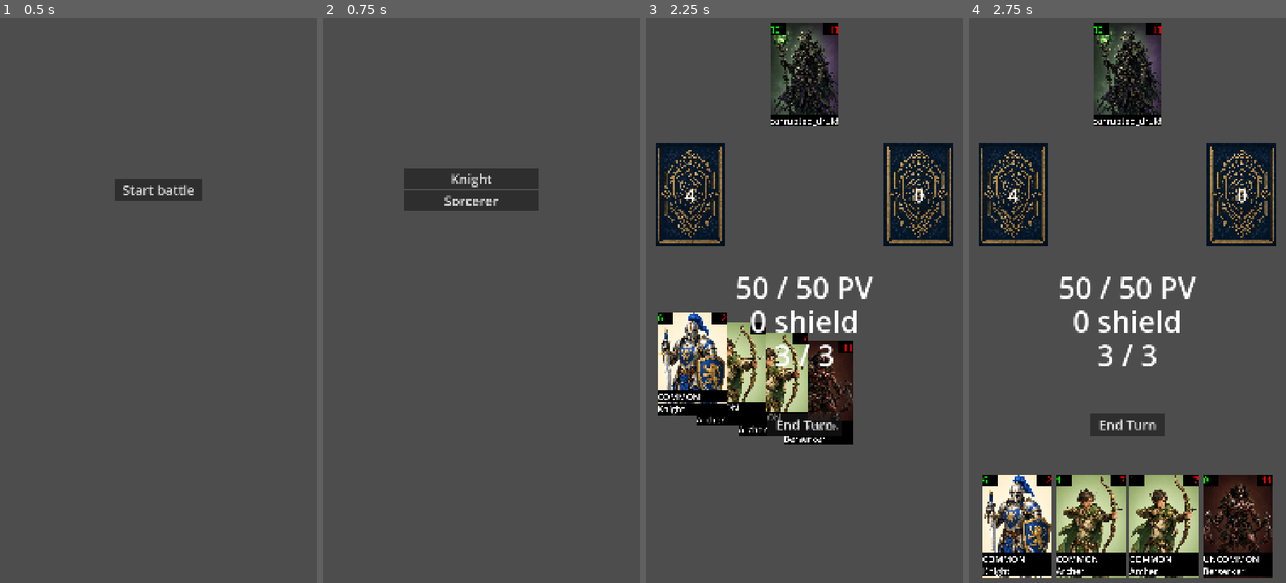
Above: before the commit, frames 1-4 (left to right).
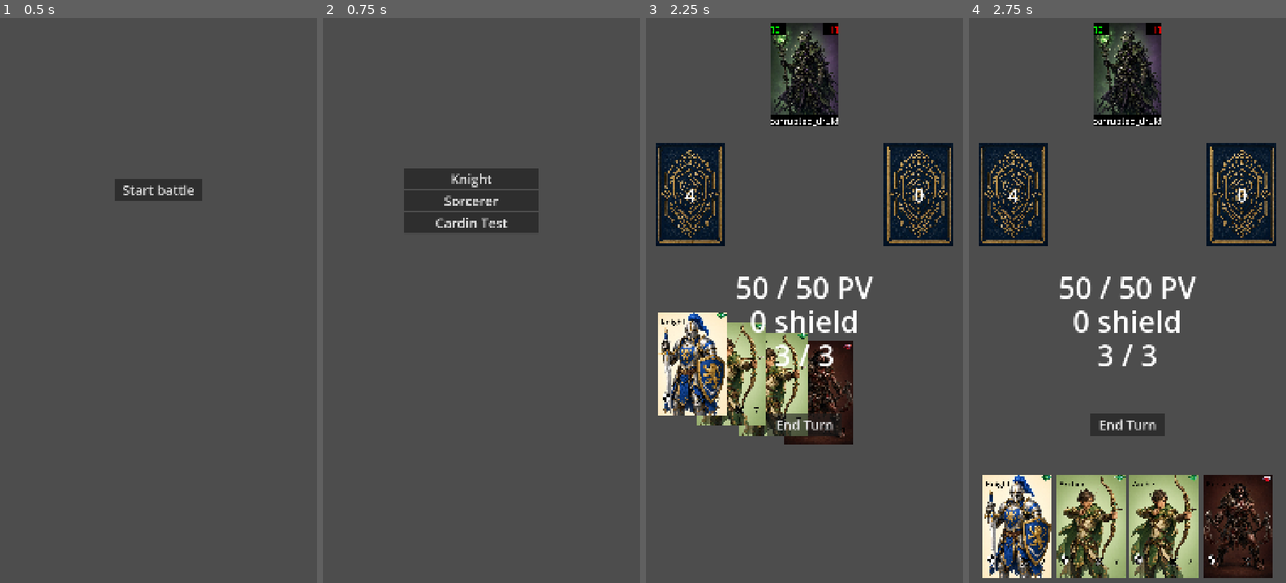
Above: after the commit, the same moments.

Repository: hugocardin/cardinDeckBuildingRoguelike
Game: Godot game, scene res://scenes/home/Home.tscn
The game is run twice, just before and just after one commit, with the same random seed, the same clock (stepped at 60 frames per second) and the same inputs.
Inputs (mouse positions are in pixels of both pictures, inside the frame that each line leads up to):
- Up to frame 1 (0.5 s): no input
- Up to frame 2 (0.75 s): click "Start battle" at 0.5 s
- Up to frame 3 (2.25 s): click "Knight" at 1.25 s; click (693, 537) at 2.02 s
- Up to frame 4 (2.75 s): no input

Frame 1 is identical in both runs. In frame 2, 1.5% of the frame differs, in the area x 25-68%, y 34-38%; in frame 3, 3.0%; in frame 4, 4.1%, in the area x 4-96%, y 80-99%.

Commit message:
- Changed card's rarity naming. - Converted player cards to png instead of jpg - Added images of attack and shield, to use them on the Card - Made the Card build itself with a frame based on the rarety (emerald, ruby and diamong), the image of the character then a little gem at the top right. Also have the attack and shield with the images. - Created a new character using the new images, not the converted ones. - Added a variation of RichTextLabel for Card

Diff:
--- a/components/card/Card.gd
+++ b/components/card/Card.gd
@@ -8,26 +8,47 @@
 
 var instance: CardInstance
 
+var card_image_reference: Sprite2D
+var character_image_reference: Sprite2D
+var gem_image_reference: Sprite2D
 var attack_text_reference: RichTextLabel
 var shield_text_reference: RichTextLabel
-var card_image_reference: Sprite2D
 var name_reference: RichTextLabel
-var rarity_reference: RichTextLabel
 
 # Called when the node enters the scene tree for the first time.
 func _ready() -> void:
+	card_image_reference = $CardImage
+	character_image_reference = $CharacterImage
+	gem_image_reference = $GemImage
 	attack_text_reference = $Attack
 	shield_text_reference = $Shield
-	card_image_reference = $CardImage
 	name_reference = $Name
-	rarity_reference = $Rarity
 
 func setup(card_instance: CardInstance, card_scale: Vector2 = Vector2.ONE) -> void:
 	instance = card_instance
 	scale = card_scale
 
-	var image_path: String = "res://assets/cards/" + instance.card_id + ".jpg"
-	card_image_reference.texture = load(image_path)
+	var rarety_name: String = ""
+	var card_rarety: Constants.CardRarity = instance.get_rarety()
+
+	if card_rarety == Constants.CardRarity.EMERALD:
+		rarety_name = "emerald"
+	elif card_rarety == Constants.CardRarity.RUBY:
+		rarety_name = "ruby"
+	elif card_rarety == Constants.CardRarity.DIAMOND:
+		rarety_name = "diamond"
+
+	var card_image_path: String = "res://assets/cards/card_" + rarety_name + ".jpg"
+	card_image_reference.texture = load(card_image_path)
+
+	# Note : the cards which had been generated because today are hidding the frame because it takes
+	# the whole space, fine for now, in the future they will all get removed and the new one fit
+	# correctly as been png with transparent background.
+	var character_image_path: String = "res://assets/player_cards/" + instance.card_id + ".png"
+	character_image_reference.texture = load(character_image_path)
+
+	var gem_image_path: String = "res://assets/cards/" + rarety_name + ".png"
+	gem_image_reference.texture = load(gem_image_path)
 
 	refresh()
 
@@ -41,4 +62,3 @@
 	attack_text_reference.text = str(attribut_attack)
 	shield_text_reference.text = str(attribut_shield)
 	name_reference.text = instance.display_name()
-	rarity_reference.text = instance.display_rarity()
--- a/components/card/Card.tscn
+++ b/components/card/Card.tscn
@@ -1,43 +1,55 @@
 [gd_scene format=3 uid="uid://cbc24d0ki7a3r"]
 
 [ext_resource type="Script" uid="uid://ct0tgc1n4khwl" path="res://components/card/Card.gd" id="1_42x1r"]
-[ext_resource type="Texture2D" uid="uid://uqus1dccjxs2" path="res://assets/cards/knight.jpg" id="2_khtmt"]
+[ext_resource type="Texture2D" uid="uid://bpyxwkck8pbng" path="res://assets/cards/card_emerald.jpg" id="2_o72a7"]
+[ext_resource type="Texture2D" uid="uid://be3rvhcm251oh" path="res://assets/player_cards/serpenta.png" id="3_ak506"]
 [ext_resource type="Theme" uid="uid://caw1tcdukqnd7" path="res://themes/ui_theme.tres" id="3_khtmt"]
+[ext_resource type="Texture2D" uid="uid://c6vcol20pw4an" path="res://assets/cards/emerald.png" id="4_o72a7"]
+[ext_resource type="Texture2D" uid="uid://bslw2rcvjh4x1" path="res://assets/cards/shield.png" id="5_jo7us"]
+[ext_resource type="Texture2D" uid="uid://cyixln5eh5nm1" path="res://assets/cards/attack.png" id="6_neomv"]
 
 [sub_resource type="RectangleShape2D" id="RectangleShape2D_yuttk"]
 size = Vector2(784.5, 1168)
-
-[sub_resource type="StyleBoxFlat" id="StyleBoxFlat_shs3l"]
-bg_color = Color(0, 0, 0, 1)
-
-[sub_resource type="StyleBoxFlat" id="StyleBoxFlat_khtmt"]
-bg_color = Color(0, 0, 0, 1)
-
-[sub_resource type="StyleBoxFlat" id="StyleBoxFlat_42x1r"]
-bg_color = Color(0, 0, 0, 1)
 
 [node name="Card" type="Node2D" unique_id=836360262]
 script = ExtResource("1_42x1r")
 
 [node name="CardImage" type="Sprite2D" parent="." unique_id=887307887]
 position = Vector2(2.2649765e-05, 1.5258789e-05)
-texture = ExtResource("2_khtmt")
+texture = ExtResource("2_o72a7")
+
+[node name="CharacterImage" type="Sprite2D" parent="." unique_id=550145537]
+position = Vector2(2.2649765e-05, 1.5258789e-05)
+texture = ExtResource("3_ak506")
+
+[node name="GemImage" type="Sprite2D" parent="." unique_id=125283403]
+position = Vector2(332, -532)
+scale = Vector2(0.15, 0.15)
+texture = ExtResource("4_o72a7")
+
+[node name="ShieldImage" type="Sprite2D" parent="." unique_id=1166834057]
+position = Vector2(-294, 385)
+texture = ExtResource("5_jo7us")
+
+[node name="AttackImage" type="Sprite2D" parent="." unique_id=1455713578]
+position = Vector2(100, 408)
+texture = ExtResource("6_neomv")
 
 [node name="Area2D" type="Area2D" parent="." unique_id=213373659]
+visible = false
 
 [node name="CollisionShape2D" type="CollisionShape2D" parent="Area2D" unique_id=1457825040]
 position = Vector2(-0.25, 0)
 shape = SubResource("RectangleShape2D_yuttk")
 
 [node name="Attack" type="RichTextLabel" parent="." unique_id=137795790]
-self_modulate = Color(1, 0, 0, 1)
-offset_left = 220.0
-offset_top = -584.0
-offset_right = 392.0
-offset_bottom = -447.0
+offset_left = 144.0
+offset_top = 341.0
+offset_right = 316.0
+offset_bottom = 478.0
 mouse_filter = 2
 theme = ExtResource("3_khtmt")
-theme_override_styles/normal = SubResource("StyleBoxFlat_shs3l")
+theme_type_variation = &"PlayerCardNameLabel"
 text = "999"
 fit_content = true
 autowrap_mode = 0
@@ -45,39 +57,26 @@
 vertical_alignment = 1
 
 [node name="Shield" type="RichTextLabel" parent="." unique_id=407956327]
-self_modulate = Color(0, 1, 0, 1)
-offset_left = -392.0
-offset_top = -584.0
-offset_right = -220.0
-offset_bottom = -447.0
+offset_left = -235.0
+offset_top = 320.0
+offset_right = -63.0
+offset_bottom = 457.0
 mouse_filter = 2
 theme = ExtResource("3_khtmt")
-theme_override_styles/normal = SubResource("StyleBoxFlat_khtmt")
+theme_type_variation = &"PlayerCardNameLabel"
 text = "999"
 fit_content = true
 autowrap_mode = 0
 vertical_alignment = 1
 
 [node name="Name" type="RichTextLabel" parent="." unique_id=1372852587]
-offset_left = -394.0
-offset_top = 449.0
-offset_right = 393.0
-offset_bottom = 587.0
+offset_left = -359.0
+offset_top = -533.0
+offset_right = 346.0
+offset_bottom = -410.0
 mouse_filter = 2
 theme = ExtResource("3_khtmt")
-theme_override_styles/normal = SubResource("StyleBoxFlat_42x1r")
-text = "Super Knight"
+theme_type_variation = &"PlayerCardNameLabel"
+text = "Tj Tj Tj Tj Tj Tj Tj "
 fit_content = true
 autowrap_mode = 0
-
-[node name="Rarity" type="RichTextLabel" parent="." unique_id=374965623]
-offset_left = -394.0
-offset_top = 312.0
-offset_right = 393.0
-offset_bottom = 450.0
-mouse_filter = 2
-theme = ExtResource("3_khtmt")
-theme_override_styles/normal = SubResource("StyleBoxFlat_42x1r")
-text = "Rarity"
-fit_content = true
-autowrap_mode = 0
--- a/scenes/shop/Shop.tscn
+++ b/scenes/shop/Shop.tscn
@@ -20,6 +20,6 @@
 offset_right = 690.0
 offset_bottom = 1224.0
 theme = ExtResource("2_3qebd")
-text = "Skip choose"
+text = "Skip choice"
 
 [connection signal="pressed" from="SkipChoose" to="." method="_on_skip_choose_pressed"]
--- a/scripts/CardDatabase.gd
+++ b/scripts/CardDatabase.gd
@@ -3,120 +3,155 @@
 
 const CARDS: Dictionary[String, Dictionary] = {
 	"knight": {
-		"rarity": Constants.CardRarity.COMMON,
+		"rarity": Constants.CardRarity.EMERALD,
 		"attack": 2,
 		"shield": 6,
 		"max_upgrades": 1,
 		"upgrade": { "type": "flat", "shield": 3 }
 	},
 	"archer": {
-		"rarity": Constants.CardRarity.COMMON,
+		"rarity": Constants.CardRarity.EMERALD,
 		"attack": 7,
 		"shield": 1,
 		"max_upgrades": 1,
 		"upgrade": { "type": "flat", "attack": 3 }
 	},
 	"demon": {
-		"rarity": Constants.CardRarity.COMMON,
+		"rarity": Constants.CardRarity.EMERALD,
 		"attack": 9,
 		"shield": 9,
 		"upgrade": { "type": "steps", "list": [{"attack": 10}, {"shield": 10}, {"attack": 10, "shield": 10}] }
 	},
 	"berserker": {
-		"rarity": Constants.CardRarity.UNCOMMON,
+		"rarity": Constants.CardRarity.RUBY,
 		"attack": 11,
 		"shield": 0,
 		"max_upgrades": Constants.CARD_INFINITE_UPGRADES,
 		"upgrade": {"type": "escalating", "stat": "attack", "start": 1, "step": 1}
 	},
 	"mage": {
-		"rarity": Constants.CardRarity.RARE,
+		"rarity": Constants.CardRarity.DIAMOND,
 		"attack": 8,
 		"shield": 3,
 		"max_upgrades": 2,
 		"upgrade": { "type": "flat", "attack": 3 }
 	},
 	"assassin": {
-		"rarity": Constants.CardRarity.RARE,
+		"rarity": Constants.CardRarity.DIAMOND,
 		"attack": 10,
 		"shield": 0,
 		"upgrade": { "type": "steps", "list": [{"attack": 4}, {"attack": 6, "shield": 2}] }
 	},
 	"golem": {
-		"rarity": Constants.CardRarity.COMMON,
+		"rarity": Constants.CardRarity.EMERALD,
 		"attack": 1,
 		"shield": 10,
 		"max_upgrades": Constants.CARD_INFINITE_UPGRADES,
 		"upgrade": { "type": "escalating", "stat": "shield", "start": 2, "step": 1 }
 	},
 	"cleric": {
-		"rarity": Constants.CardRarity.COMMON,
+		"rarity": Constants.CardRarity.EMERALD,
 		"attack": 3,
 		"shield": 5,
 		"max_upgrades": 2,
 		"upgrade": { "type": "flat", "shield": 2 }
 	},
 	"monk": {
-		"rarity": Constants.CardRarity.COMMON,
+		"rarity": Constants.CardRarity.EMERALD,
 		"attack": 5,
 		"shield": 3,
 		"max_upgrades": 3,
 		"upgrade": { "type": "escalating", "stat": "attack", "start": 2, "step": 1 }
 	},
 	"pirate": {
-		"rarity": Constants.CardRarity.COMMON,
+		"rarity": Constants.CardRarity.EMERALD,
 		"attack": 6,
 		"shield": 2,
 		"upgrade": { "type": "steps", "list": [{"attack": 3}, {"attack": 2, "shield": 1}] }
 	},
 	"dwarf": {
-		"rarity": Constants.CardRarity.COMMON,
+		"rarity": Constants.CardRarity.EMERALD,
 		"attack": 4,
 		"shield": 5,
 		"max_upgrades": 2,
 		"upgrade": { "type": "flat", "shield": 2 }
 	},
 	"shaman": {
-		"rarity": Constants.CardRarity.UNCOMMON,
+		"rarity": Constants.CardRarity.RUBY,
 		"attack": 6,
 		"shield": 4,
 		"upgrade": { "type": "steps", "list": [{"attack": 2, "shield": 1}, {"attack": 3, "shield": 1}] }
 	},
 	"frost_witch": {
-		"rarity": Constants.CardRarity.UNCOMMON,
+		"rarity": Constants.CardRarity.RUBY,
 		"attack": 8,
 		"shield": 2,
 		"max_upgrades": 2,
 		"upgrade": { "type": "flat", "attack": 3 }
 	},
 	"dryad": {
-		"rarity": Constants.CardRarity.UNCOMMON,
+		"rarity": Constants.CardRarity.RUBY,
 		"attack": 2,
 		"shield": 8,
 		"max_upgrades": 3,
 		"upgrade": { "type": "escalating", "stat": "shield", "start": 2, "step": 1 }
 	},
 	"necromancer": {
-		"rarity": Constants.CardRarity.RARE,
+		"rarity": Constants.CardRarity.DIAMOND,
 		"max_copies": 1,
 		"attack": 9,
 		"shield": 4,
 		"upgrade": { "type": "steps", "list": [{"attack": 3, "shield": 1}, {"attack": 4, "shield": 2}] }
 	},
 	"minotaur": {
-		"rarity": Constants.CardRarity.RARE,
+		"rarity": Constants.CardRarity.DIAMOND,
 		"attack": 10,
 		"shield": 5,
 		"max_upgrades": 2,
 		"upgrade": { "type": "flat", "attack": 3, "shield": 1 }
 	},
 	"phoenix": {
-		"rarity": Constants.CardRarity.RARE,
+		"rarity": Constants.CardRarity.DIAMOND,
 		"max_copies": 1,
 		"attack": 12,
 		"shield": 8,
 		"max_upgrades": 2,
 		"upgrade": { "type": "flat", "attack": 3, "shield": 3 }
+	},
+	"serpenta": {
+		"rarity": Constants.CardRarity.EMERALD,
+		"attack": 10,
+		"shield": 5,
+		"max_upgrades": 2,
+		"upgrade": { "type": "flat", "attack": 3, "shield": 1 }
+	},
+	"archeron": {
+		"rarity": Constants.CardRarity.RUBY,
+		"attack": 10,
+		"shield": 5,
+		"max_upgrades": 2,
+		"upgrade": { "type": "flat", "attack": 3, "shield": 1 }
+	},
+	"pitido_le_t": {
+		"rarity": Constants.CardRarity.RUBY,
+		"attack": 10,
+		"shield": 5,
+		"max_upgrades": 2,
+		"upgrade": { "type": "flat", "attack": 3, "shield": 1 }
+	},
+	"tharche": {
+		"rarity": Constants.CardRarity.EMERALD,
+		"attack": 10,
+		"shield": 5,
+		"max_upgrades": 2,
+		"upgrade": { "type": "flat", "attack": 3, "shield": 1 }
+	},
+	"titigra": {
+		"rarity": Constants.CardRarity.DIAMOND,
+		"attack": 10,
+		"shield": 5,
+		"max_upgrades": 2,
+		"upgrade": { "type": "flat", "attack": 3, "shield": 1 }
 	},
 }
 
@@ -196,7 +231,7 @@
 
 	var by_rarity: Dictionary[Constants.CardRarity, Array] = {}
 	for card_id: String in pool:
-		var card_id_rarity: Constants.CardRarity = CARDS[card_id].get("rarity", Constants.CardRarity.COMMON)
+		var card_id_rarity: Constants.CardRarity = CARDS[card_id].get("rarity", Constants.CardRarity.EMERALD)
 		if weights.get(card_id_rarity, 0) <= 0:
 			continue
 		if not by_rarity.has(card_id_rarity):
--- a/scripts/CardInstance.gd
+++ b/scripts/CardInstance.gd
@@ -22,6 +22,9 @@
 func get_stat(stat: String) -> int:
 	return def().get(stat, 0) + CardUpgradeRule.bonus(self, stat)
 
+func get_rarety() -> Constants.CardRarity:
+	return def().get("rarity", Constants.CardRarity.EMERALD)
+
 func get_attack() -> int:
 	return get_stat("attack")
 
@@ -32,9 +35,5 @@
 	var base := card_id.capitalize()
 	return base if upgrade_level == 0 else base + "+" + ("" if upgrade_level == 1 else str(upgrade_level))
 
-func display_rarity() -> String:
-	var rarity: Constants.CardRarity = def().get("rarity", Constants.CardRarity.COMMON)
-	return Constants.CardRarity.find_key(rarity)
-
 func copy() -> CardInstance:
 	return CardInstance.new(card_id, upgrade_level)
--- a/scripts/CharacterDatabase.gd
+++ b/scripts/CharacterDatabase.gd
@@ -10,4 +10,8 @@
 		"health": 35,
 		"starting_cards": ["demon", "demon", "archer", "archer", "archer", "berserker", "knight", "knight"]
 	},
+	"cardin_test": {
+		"health": 70,
+		"starting_cards": ["archeron", "archeron", "pitido_le_t", "pitido_le_t", "serpenta", "serpenta", "tharche", "titigra"]
+	},
 }
--- a/scripts/Constants.gd
+++ b/scripts/Constants.gd
@@ -50,20 +50,20 @@
 	"res://assets/backgrounds/underwater_reef.jpg"
 ]
 
-enum CardRarity {COMMON, UNCOMMON, RARE}
+enum CardRarity {EMERALD, RUBY, DIAMOND}
 
 const CARD_RARITY_WEIGHTS: Dictionary[LevelType, Dictionary] = {
 	LevelType.NORMAL_BATTLE: {
-		CardRarity.COMMON: 65, CardRarity.UNCOMMON: 25, CardRarity.RARE: 10,
+		CardRarity.EMERALD: 65, CardRarity.RUBY: 25, CardRarity.DIAMOND: 10,
 	},
 	LevelType.ELITE_BATTLE: {
-		CardRarity.COMMON: 25, CardRarity.UNCOMMON: 45, CardRarity.RARE: 30,
+		CardRarity.EMERALD: 25, CardRarity.RUBY: 45, CardRarity.DIAMOND: 30,
 	},
 	LevelType.WORLD_BOSS_BATTLE: {
-		CardRarity.RARE: 100,
+		CardRarity.DIAMOND: 100,
 	},
 	LevelType.SHOP: {
-		CardRarity.COMMON: 65, CardRarity.UNCOMMON: 25, CardRarity.RARE: 10,
+		CardRarity.EMERALD: 65, CardRarity.RUBY: 25, CardRarity.DIAMOND: 10,
 	},
 }
 
--- a/themes/ui_theme.tres
+++ b/themes/ui_theme.tres
@@ -3,4 +3,7 @@
 [resource]
 default_font_size = 45
 Button/fonts/font = null
+PlayerCardNameLabel/base_type = &"RichTextLabel"
+PlayerCardNameLabel/colors/default_color = Color(0, 0, 0, 1)
+PlayerCardNameLabel/font_sizes/normal_font_size = 90
 RichTextLabel/font_sizes/normal_font_size = 100
Binary file removed: assets/cards/archer.jpg
Not shown, removed: assets/cards/archer.jpg.import
Binary file removed: assets/cards/assassin.jpg
Not shown, removed: assets/cards/assassin.jpg.import
Binary file added: assets/cards/attack.png
Not shown, added: assets/cards/attack.png.import
Binary file removed: assets/cards/berserker.jpg
Not shown, removed: assets/cards/berserker.jpg.import
Binary file added: assets/cards/card_diamond.jpg
Not shown, added: assets/cards/card_diamond.jpg.import
Binary file added: assets/cards/card_emerald.jpg
Not shown, added: assets/cards/card_emerald.jpg.import
(and 82 more such lines)
